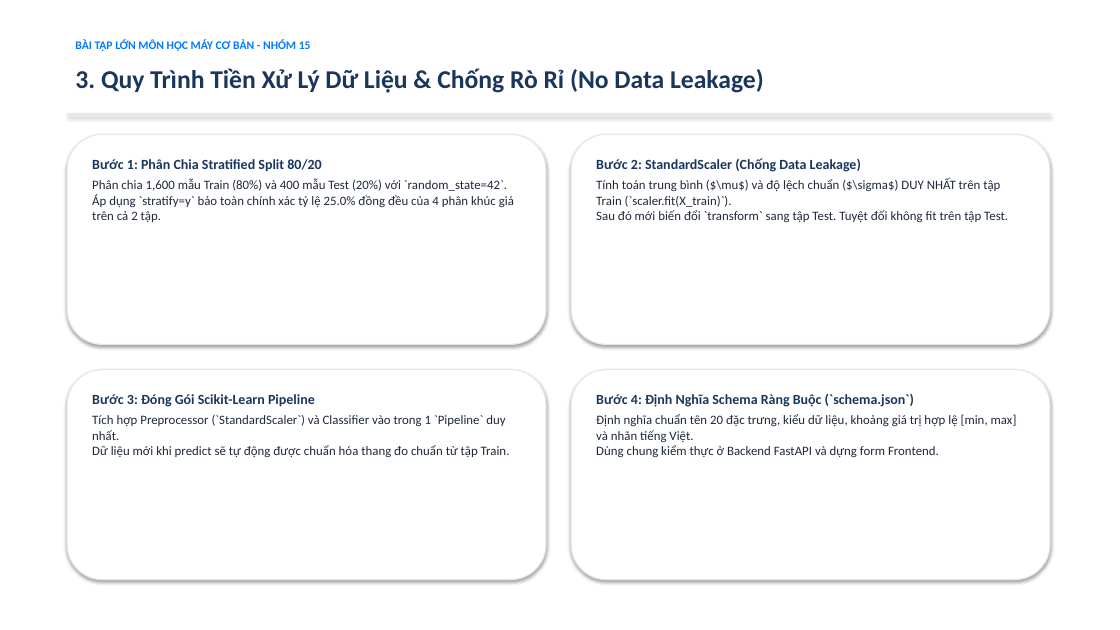
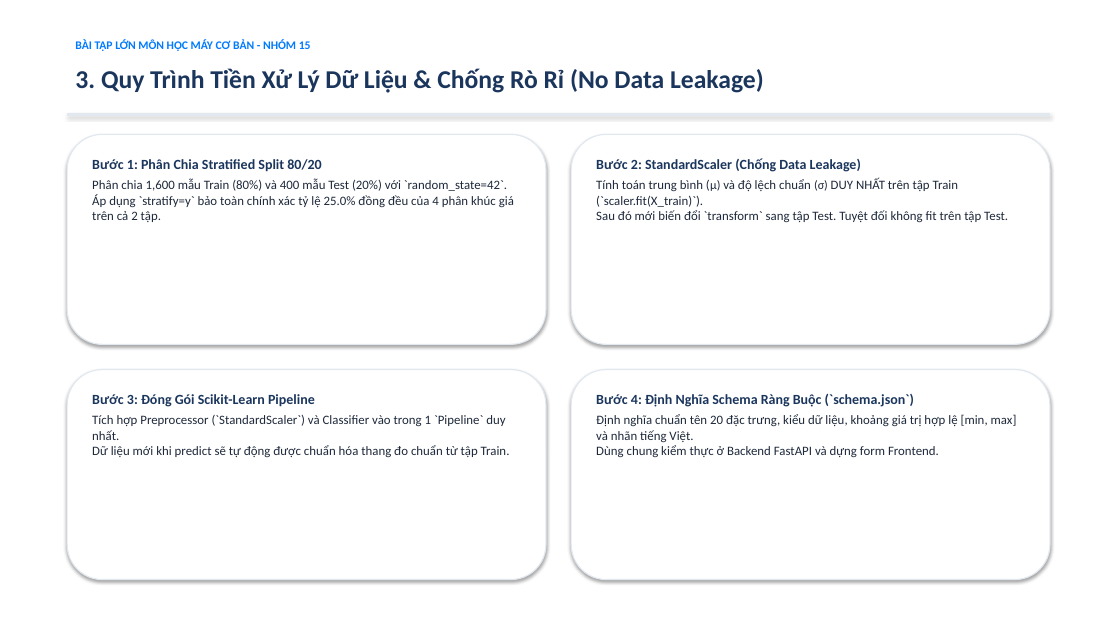
Before and after one commit to Truong20-hub/nhom_15_10123334_10123343_PLGM, a slide deck: slide 5 of docs/nhom_15_10123334_10123343_Phan_loai_khoang_gia_dien_thoai.pptx. Drawn at 1120x630 pixels with LibreOffice and Linux fonts; fonts in the diff are those of the drawing. Boxes give left, top, right and bottom in pixels: in the first picture for what was removed or moved away, otherwise in the second. Text is boxed around its words. In the diff, an @@ line names an element or a change of style, - is before the commit and + after.

```diff
--- a/docs/nhom_15_10123334_10123343_Phan_loai_khoang_gia_dien_thoai.pptx
+++ b/docs/nhom_15_10123334_10123343_Phan_loai_khoang_gia_dien_thoai.pptx
@@ text at <box>596,178,1008,222</box>: text changed @@
-Tính toán trung bình ($\mu$) và độ lệch chuẩn ($\sigma$) DUY NHẤT trên tập Train (`scaler.fit(X_train)`).
-Sau đó mới biến đổi `transform` sang tập Test. Tuyệt đối không fit trên tập Test.
+Tính toán trung bình (μ) và độ lệch chuẩn (σ) DUY NHẤT trên tập Train (`scaler.fit(X_train)`).
+Sau đó mới biến đổi `transform` sang tập Test. Tuyệt đối không fit trên tập Test.
```
Also in this commit, not shown: 2 other slides changed.
